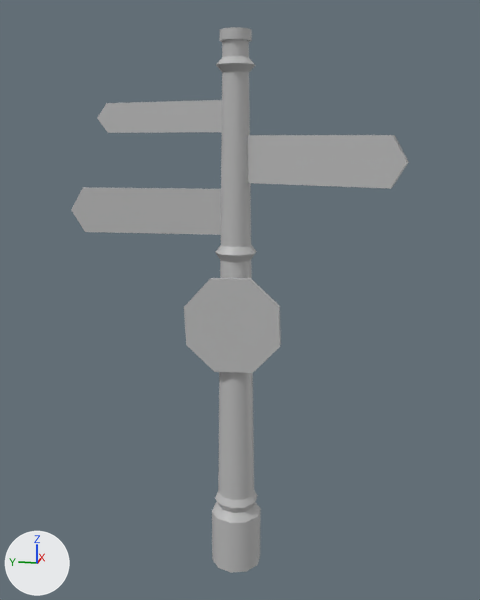
What one commit did to the FBX model Source/Art/Industrial/StreetPole01.fbx.
Before and after are seen from a 50 mm camera at (-12.08, -2.49, 8.61) aimed at (0.05, -0.07, 5.58). Arrows for +X, +Y and +Z are at lower left; the lights stay in place. Where no turn or scale is listed for an object, it has been applied to the vertices.

Names of what the first picture shows: 'StreetPole01'.
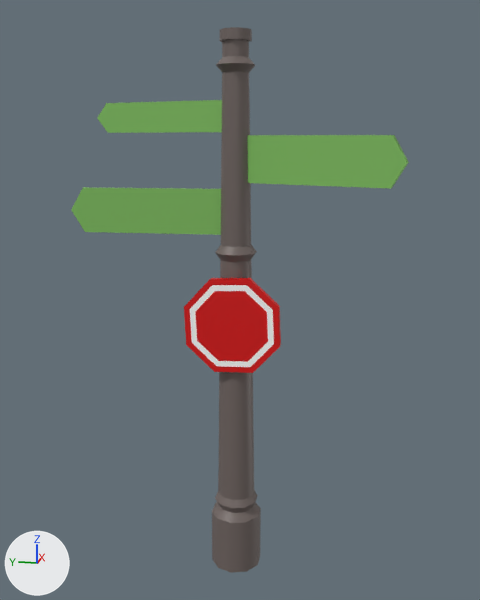
Where the change shows, as pixel boxes (x1, y1, x2, y2) in the pictures (480 x 600 px):
'StreetPole01', recoloured: (71, 27, 409, 573) in both
part 1 of me_mesh, built on: (184, 279, 280, 373) in both
part 2 of me_mesh, recoloured (grey to green): (71, 100, 409, 235) in both
part 3 of me_mesh, recoloured (grey to red): (211, 278, 281, 345) in both

The change in detail:
Material 'lambert10' (mat_lambert10) changes colour from grey #bcbcbc to grey #706461; in linear values from (0.5, 0.5, 0.5) to (0.161, 0.128, 0.119).
Material 'lambert_green' (mat_lambert_green) is new.
Its base color is (0.213, 0.516, 0.116) (green #7fbe60).
Material 'lambert_red' (mat_lambert_red) is new.
Its base color is (0.694, 0.0, 0.0) (red #d90000).
Material 'lambert_white' (mat_lambert_white) is new.
Its base color is (1.0, 1.0, 1.0) (white #ffffff).
me_mesh is used by ob_streetpole01; location (0.0, 0.0, 0.0).
me_mesh had 196 vertices, 198 faces and spanned x -1.04..0.89, y -3.0..3.15, z 0.0..10.4.
me_mesh now has 212 vertices, 214 faces and spans x -1.04..0.89, y -3.0..3.15, z 0.0..10.4.
Part 1, on me_mesh:
8 faces are deleted.
16 vertices are added at x -0.42, y -0.8..0.8, z 4.37..5.97.
16 new faces join them, mat_lambert_red (red #d90000).
8 new faces join them, mat_lambert_white (white #ffffff).
me_mesh part 2: 24 faces spanning x -1.04..0.89, y -3.0..3.15, z 6.84..9.24 switch from mat_lambert10 (grey #bcbcbc) to mat_lambert_green (green #7fbe5f).
me_mesh part 3: 16 faces spanning x -0.42..-0.29, y -0.91..0.91, z 4.26..6.09 switch from mat_lambert10 (grey #bcbcbc) to mat_lambert_red (red #d90000).
me_mesh now uses material mat_lambert_white (white #ffffff).
